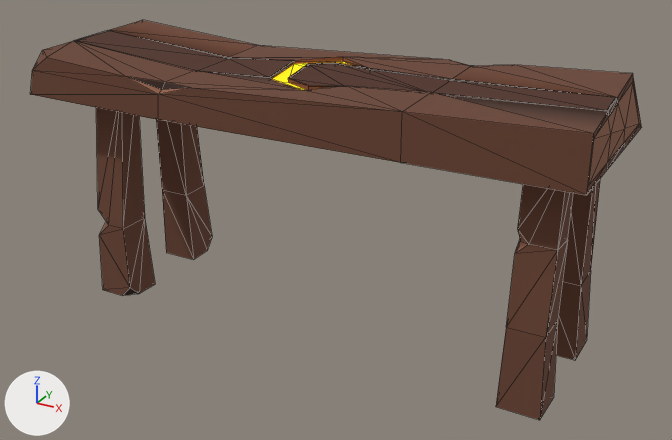
The glTF model assets/05_Fantasy_Pack/Bench_01/Bench_01.glb: old version first, new version second.
Rendered twice from a 50 mm camera at (1.407, -2.444, 1.593) aimed at (0.064, -0.002, 0.372). Every picture has the same lights, and +X, +Y and +Z are marked at lower left. Mesh edges are drawn as thin lines. Objects named as collision shapes, trigger or cutter boxes, shadow casters or lower levels of detail are left out. Vertices at the same position are counted once.

The first picture shows 'Bench_01'.
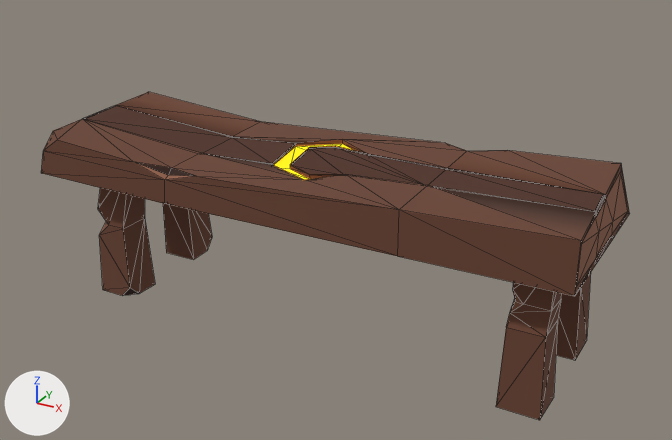
The change, as a diff of the scene's bpy script:
```diff
--- a/assets/05_Fantasy_Pack/Bench_01/Bench_01.glb.py
+++ b/assets/05_Fantasy_Pack/Bench_01/Bench_01.glb.py
@@ me_blacksmith_000 @@
 me_blacksmith_000.from_pydata(...)  # 168 vertices, 316 faces; spans x -0.93..0.93, y -0.31..0.31, z 0.0..0.89
 # used by ob_bench_01; location = (0.0, 0.0, 0.0)
 # before: 1 (-0.65, 0.13, 0.76), 3 (-0.65, 0.2, 0.77), 4 (-0.77, 0.13, 0.76), 7 (-0.76, 0.2, 0.77), 19 (-0.65, -0.09, 0.77)
 # before: 21 (-0.65, -0.16, 0.78), 22 (-0.77, -0.12, 0.75), 27 (-0.77, -0.16, 0.78)
+# me_blacksmith_000 part 1: the loose piece of 101 vertices spanning x -0.93..0.93, y -0.31..0.31, z 0.73..0.89 is moved by (0.0, 0.0, -0.28)
+# me_blacksmith_000 part 2: all 8 vertices in x 0.73..0.85, y -0.16..0.2, z 0.76..0.77 are moved by (0.0, 0.0, -0.28)
+# me_blacksmith_000 part 3: all 8 vertices in x 0.73..0.84, y -0.2..-0.1, z 0.49..0.56 are moved by (0.0, 0.0, -0.18)
+# me_blacksmith_000 part 4
+for i in [1, 3, 4, 7, 19, 21, 22, 27]: me_blacksmith_000.vertices[i].co += Vector((0.0, 0.0, -0.28))
 me_blacksmith_000.materials.append(mat_fantasypack_mat)
```

Boxes [x1, y1, x2, y2] around the edits, measured in the pictures (672 x 440 px; the box of a moved part takes in the faces that stretch with it):
'Bench_01', reshaped (18% shorter)
    before: [30, 20, 641, 420]
    after: [41, 92, 630, 420]
part 1 of me_blacksmith_000, moved or reshaped
    before: [30, 20, 641, 195]
    after: [41, 92, 630, 296]
part 2 of me_blacksmith_000, moved or reshaped (not visible afterwards)
    before: [563, 179, 600, 286]
part 3 of me_blacksmith_000, moved or reshaped
    before: [506, 184, 573, 337]
    after: [506, 283, 562, 337]
part 4 of me_blacksmith_000, moved or reshaped
    before: [96, 108, 204, 229]
    after: [98, 188, 145, 229]
